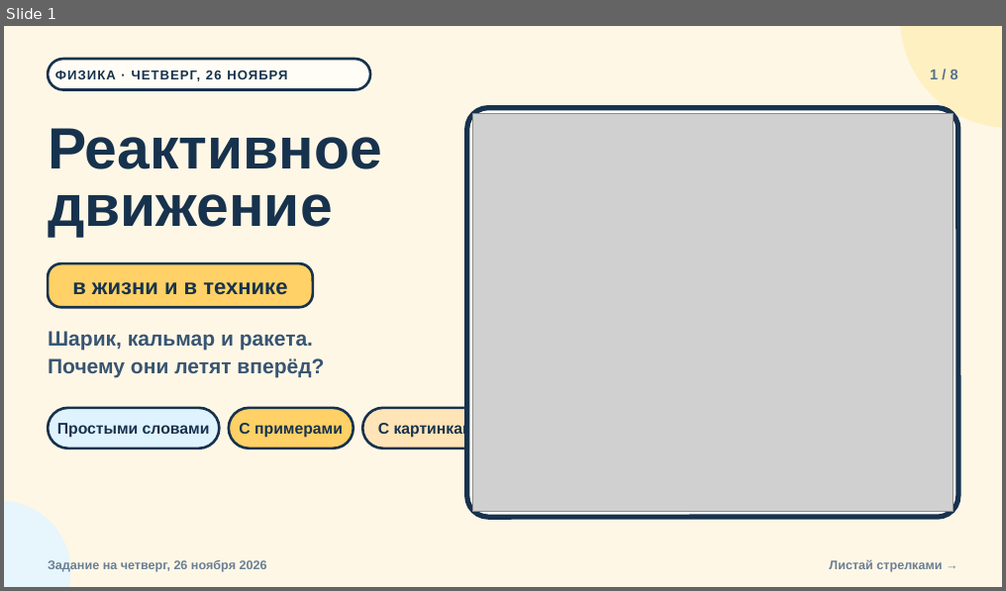
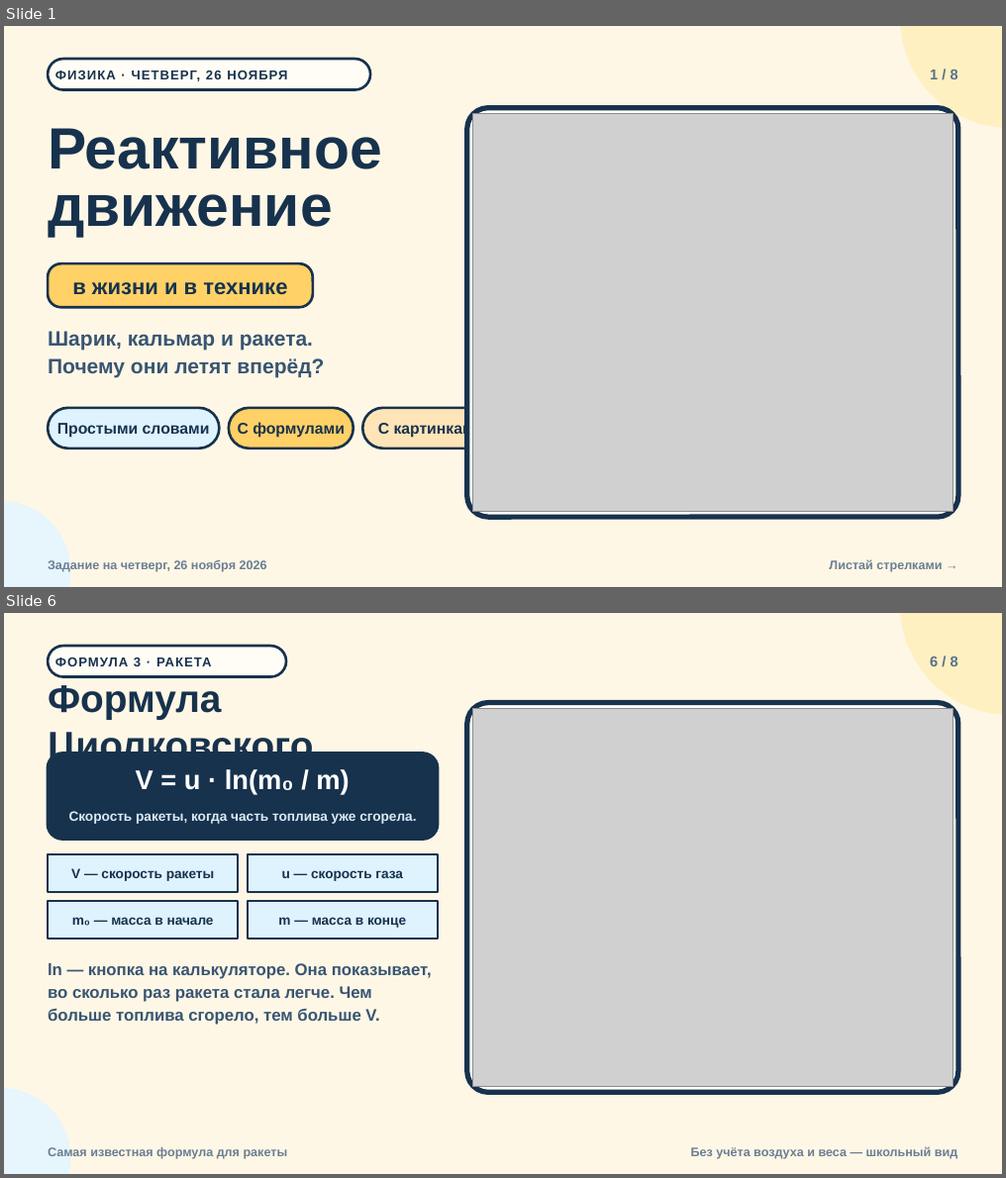
Before and after one commit to NexoMessenger/NexoMessenger, a slide deck: presentations/reaktivnoe-dvizhenie/reaktivnoe-dvizhenie.pptx. Shown one above the other, each under a label of ours: slide 1 before the commit, slides 1 and 6 after it; the slides between them are not shown. The pictures are 1006x591 and 1006x1178 pixels, drawn with LibreOffice and Linux fonts; fonts in the diff are those of the drawing; grey boxes stand for pictures. Boxes give left, top, right and bottom in pixels: in the first picture for what was removed or moved away, otherwise in the second. Text is boxed around its words. In the diff, an @@ line names an element or a change of style, - is before the commit and + after.

```diff
--- a/presentations/reaktivnoe-dvizhenie/reaktivnoe-dvizhenie.pptx
+++ b/presentations/reaktivnoe-dvizhenie/reaktivnoe-dvizhenie.pptx
@@ slide 6 added at bbox=[4, 613, 1002, 1174], background #FFF7E6 @@
@@ ellipse added at bbox=[901, 613, 1002, 715], fill #FFF0C2, outline #FFF0C2 1 pt @@
@@ rounded rectangle added at bbox=[48, 646, 286, 677], fill #FFFDF6, outline #17324D 2.5 pt @@
@@ text added at bbox=[55, 658, 212, 666], 12.5 pt, text #17324D, bold @@
+ФОРМУЛА 3 · РАКЕТА
@@ text added at bbox=[930, 657, 958, 666], 14 pt, text #58718B, bold @@
+6 / 8
@@ text added at bbox=[48, 685, 313, 761], 37 pt, text #17324D, bold @@
+Формула Циолковского
@@ rounded rectangle added at bbox=[467, 703, 958, 1093], fill #FFFDF6, outline #17324D 5 pt @@
@@ picture added at bbox=[472, 708, 953, 1087] @@
@@ rounded rectangle added at bbox=[48, 754, 438, 840], fill #17324D, outline #17324D 3 pt @@
@@ text added at bbox=[136, 769, 349, 794], 26 pt, text #FFFFFF, bold @@
+V = u · ln(m₀ / m)
@@ text added at bbox=[69, 811, 416, 824], 13 pt, text #DBE9F4, bold @@
+Скорость ракеты, когда часть топлива уже сгорела.
@@ rectangle added at bbox=[48, 855, 238, 892], fill #DFF3FF, outline #17324D 2 pt @@
@@ text added at bbox=[71, 868, 214, 881], 13 pt, text #17324D, bold @@
+V — скорость ракеты
@@ rectangle added at bbox=[248, 855, 438, 892], fill #DFF3FF, outline #17324D 2 pt @@
@@ text added at bbox=[282, 870, 403, 881], 13 pt, text #17324D, bold @@
+u — скорость газа
@@ rectangle added at bbox=[48, 901, 238, 939], fill #DFF3FF, outline #17324D 2 pt @@
@@ rectangle added at bbox=[248, 901, 438, 939], fill #DFF3FF, outline #17324D 2 pt @@
@@ text added at bbox=[72, 917, 214, 926], 13 pt, text #17324D, bold @@
+m₀ — масса в начале
@@ text added at bbox=[278, 917, 406, 928], 13 pt, text #17324D, bold @@
+m — масса в конце
@@ text added at bbox=[48, 963, 432, 1025], 16 pt, text #385572, bold @@
+ln — кнопка на калькуляторе. Она показывает, во сколько раз ракета стала легче. Чем больше топлива сгорело, тем больше V.
@@ ellipse added at bbox=[4, 1088, 70, 1174], fill #E7F5FC, outline #E7F5FC 1 pt @@
@@ text added at bbox=[691, 1147, 957, 1159], 12 pt, text #6A7F94, bold @@
+Без учёта воздуха и веса — школьный вид
@@ text added at bbox=[48, 1148, 288, 1159], 12 pt, text #6A7F94, bold @@
+Самая известная формула для ракеты
@@ slide 1 changed as well @@
@@ text at bbox=[238, 422, 345, 438]: text changed @@
-С примерами
+С формулами
```
Also in this commit, not shown: 6 other slides added, 7 slides removed, 5 other files.
